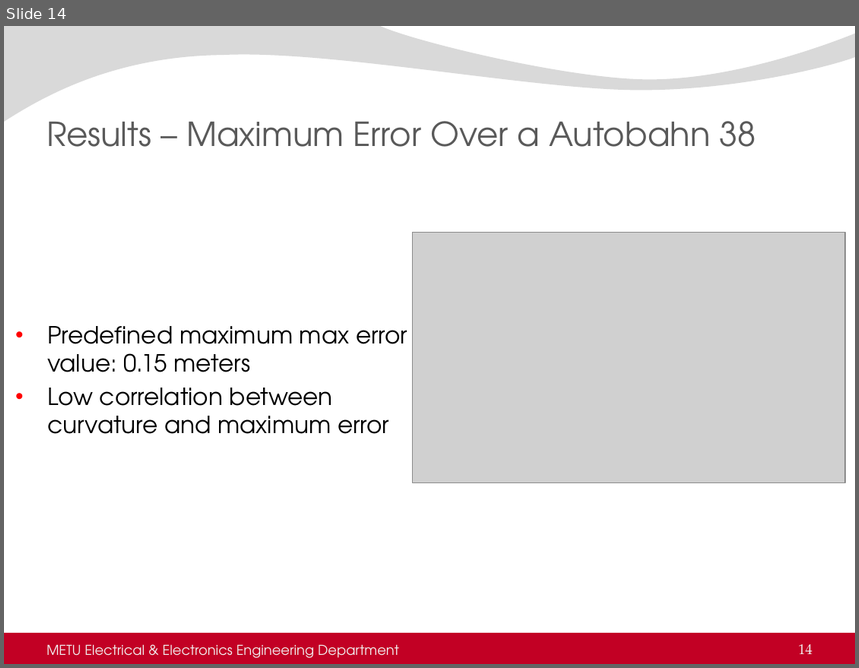
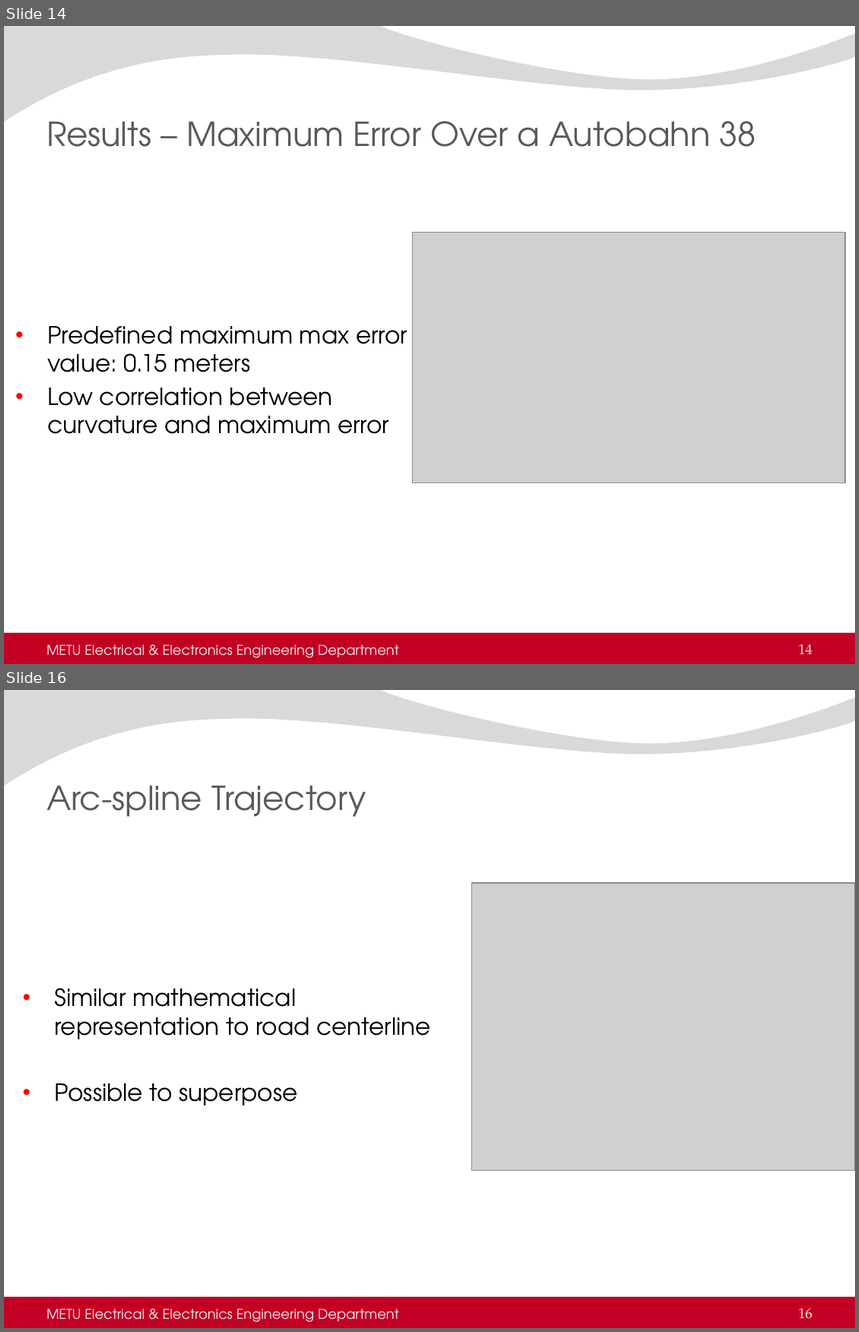
Before and after one commit to AtakanQ/thesis, a slide deck: thesisDefense.pptx. Shown one above the other, each under a label of ours: slide 14 before the commit, slides 14 and 16 after it; the slides between them are not shown. The pictures are 859x668 and 859x1332 pixels, drawn with LibreOffice and Linux fonts; fonts in the diff are those of the drawing; grey boxes stand for pictures; background and template pictures are left out. Boxes give left, top, right and bottom in pixels: in the first picture for what was removed or moved away, otherwise in the second. Text is boxed around its words. In the diff, an @@ line names an element or a change of style, - is before the commit and + after.

Commit message:
Presentation updated
Presentation updated, outline updated and pictures are updated.

```diff
--- a/thesisDefense.pptx
+++ b/thesisDefense.pptx
@@ slide 16 added at box(4, 690, 855, 1328), background picture (left out); not listed: 2 template elements that a slide beside it also shows @@
@@ title added at box(47, 786, 367, 817), 28 pt, text #595959 @@
+Arc-spline Trajectory
@@ picture added at box(471, 883, 855, 1171) @@
@@ text added at box(55, 988, 430, 1106), 20 pt, text #000000 @@
+• Similar mathematical representation to road centerline
+• Possible to superpose
@@ text added at box(47, 1309, 399, 1322), 11.5 pt, text #F2F2F2 @@
+METU Electrical & Electronics Engineering Department
@@ page number added at box(798, 1309, 813, 1319), 12 pt, text #F2F2F2 @@
+16
```
Also in this commit, not shown: 4 slides changed, 10 other slides added, 4 other files.
